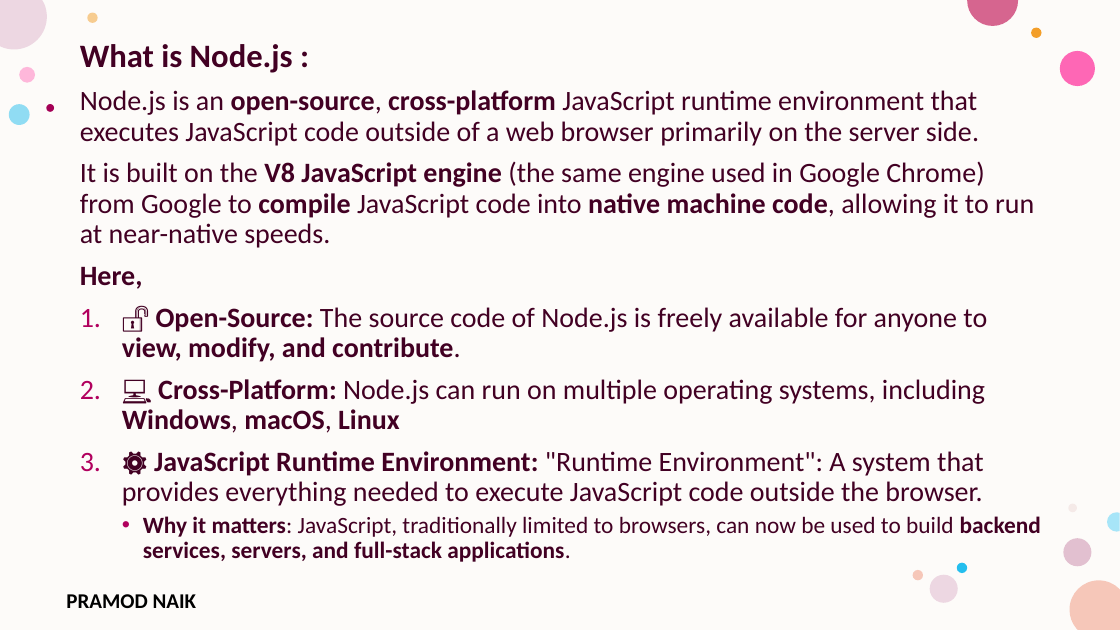
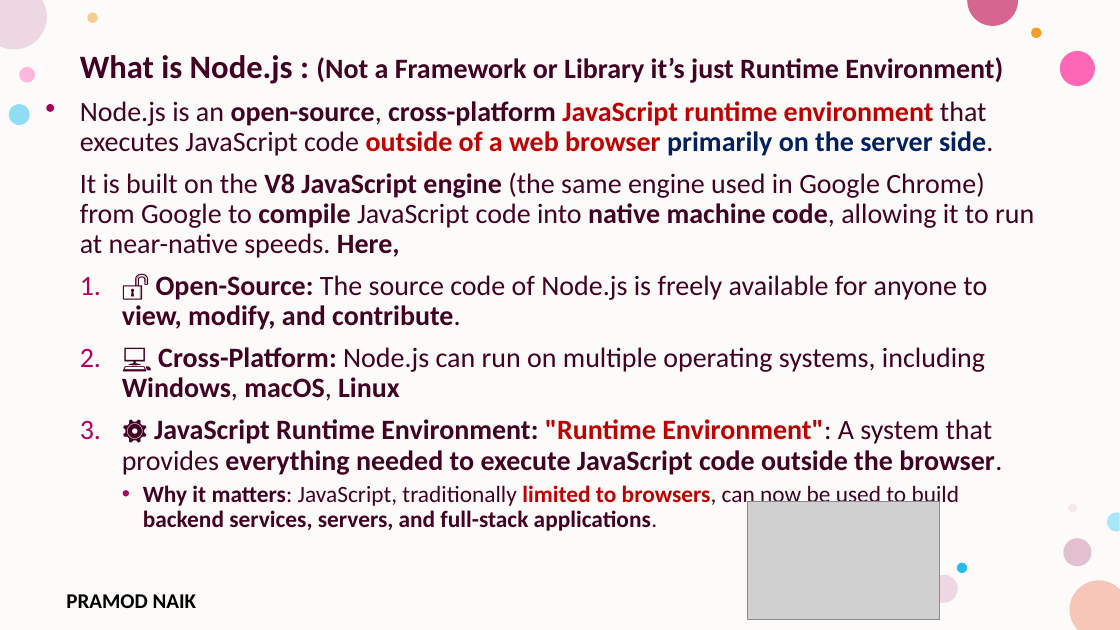
Before and after one commit to PRAMODNAIK-DEV/Node.js-Hands-on-Workshop, a slide deck: slide 19 of Day-1 – Node.js Fundamentals & HTTP Module.pptx (slide 15 before the commit). Drawn at 1120x630 pixels with LibreOffice and Linux fonts; fonts in the diff are those of the drawing; grey boxes stand for pictures; background and template pictures are left out. Boxes give left, top, right and bottom in pixels: in the first picture for what was removed or moved away, otherwise in the second. Text is boxed around its words. In the diff, an @@ line names an element or a change of style, - is before the commit and + after.

```diff
--- a/Day-1 – Node.js Fundamentals & HTTP Module.pptx
+++ b/Day-1 – Node.js Fundamentals & HTTP Module.pptx
@@ text "What is Node.js : (Not ...": place and size @@
-text "What is Node.js : (Not ..." at [80, 44, 1041, 562]
+text "What is Node.js : (Not ..." at [80, 55, 1034, 531]
@@ text at [80, 55, 1003, 84]: text changed; size 28 to 24 pt @@
-What is Node.js :
+What is Node.js : (Not a Framework or Library it’s just Runtime Environment)
@@ text at [80, 101, 1002, 531]: text colour #420023 to #C00000 in "JavaScript runtime environment outside of a web ...", ""Runtime Environment":", "limited to browsers,"; text colour #420023 to #002060 in "primarily on the server side."; bold on in "JavaScript runtime environment outside of a web ...", ""Runtime Environment": everything needed to execute JavaScri ...", "limited to browsers," @@
@@ text at [80, 172, 1034, 258]: text changed @@
-It is built on the V8 JavaScript engine (the same engine used in Google Chrome) from Google to compile JavaScript code into native machine code, allowing it to run at near-native speeds.
-Here,
+It is built on the V8 JavaScript engine (the same engine used in Google Chrome) from Google to compile JavaScript code into native machine code, allowing it to run at near-native speeds. Here,
@@ picture added at [748, 502, 940, 619] @@
@@ ellipse removed at [912, 571, 923, 581] @@
```
Also in this commit, not shown: 42 other slides changed, 13 slides added, 1 slide removed, 2 other files.
